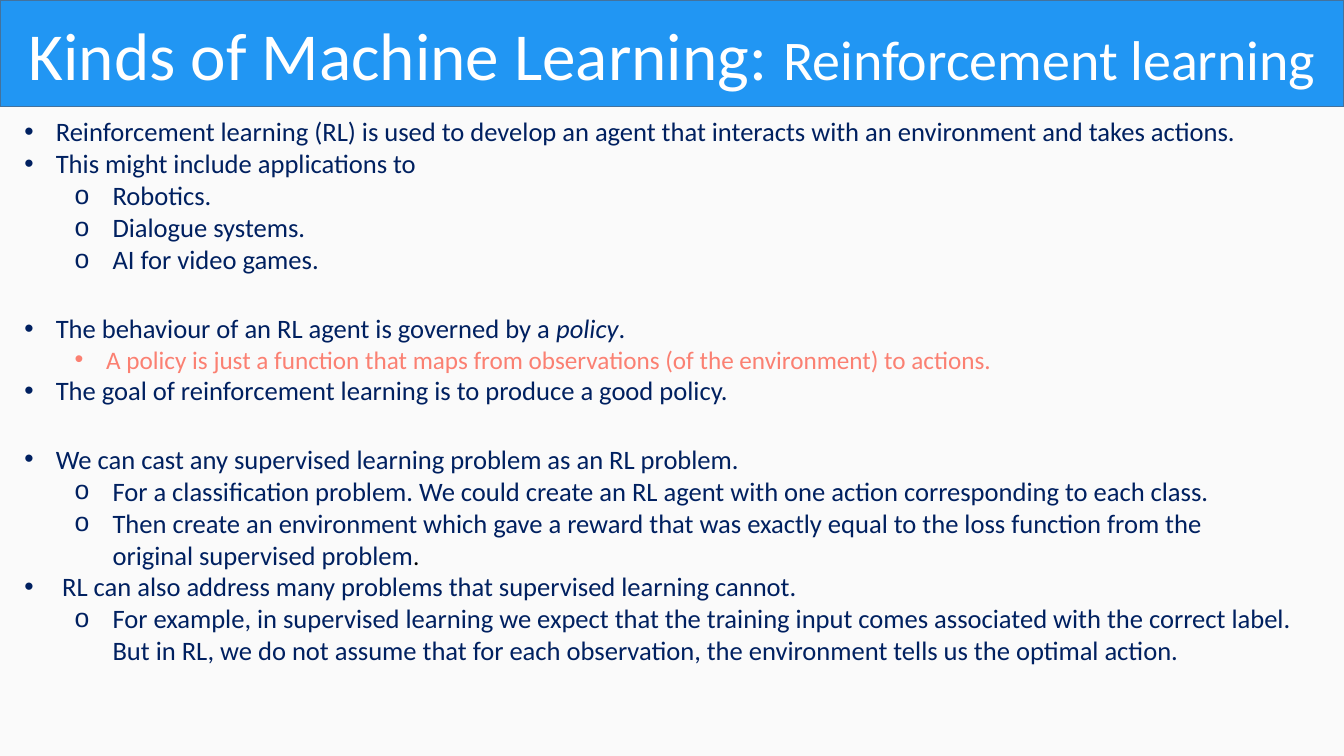
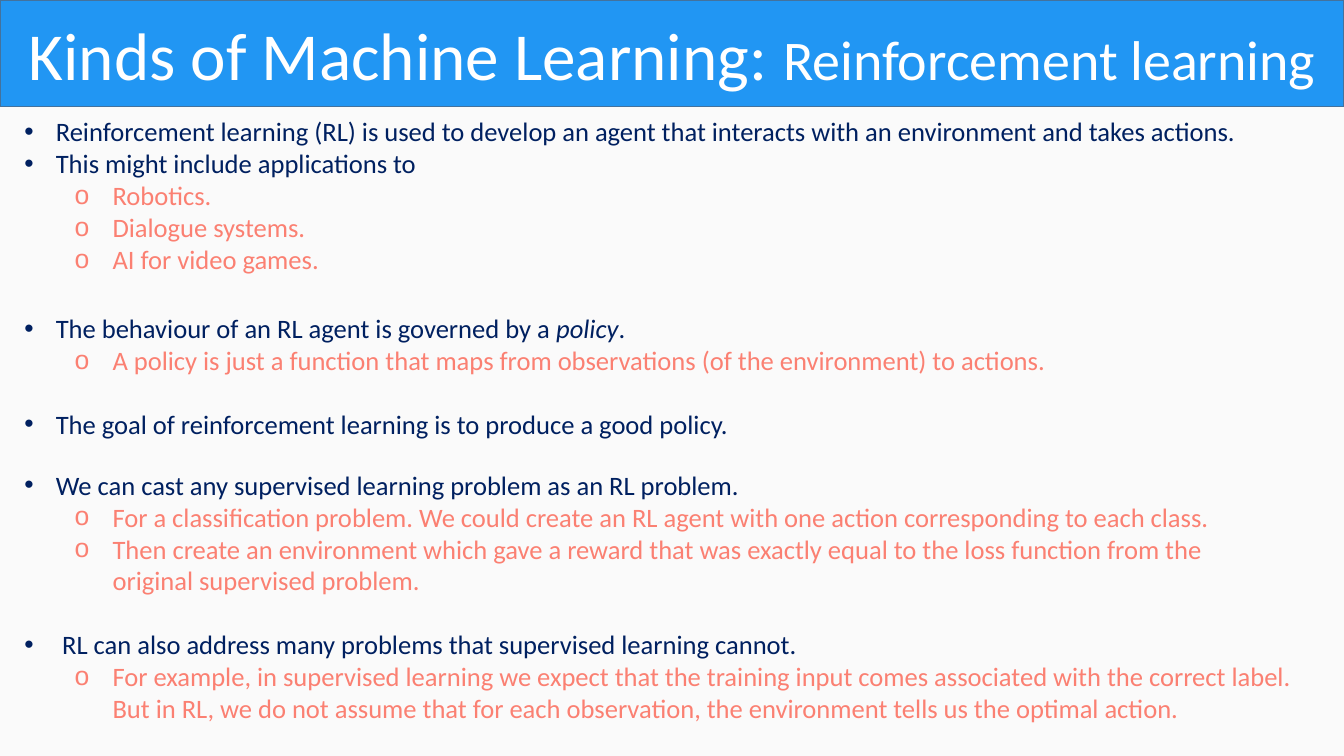
Before and after one commit to OmarAlmighty/D2L-Slides, a slide deck: slide 51 of D2L CH1.pptx. Drawn at 1344x756 pixels with LibreOffice and Linux fonts; fonts in the diff are those of the drawing. Boxes give left, top, right and bottom in pixels: in the first picture for what was removed or moved away, otherwise in the second. Text is boxed around its words. In the diff, an @@ line names an element or a change of style, - is before the commit and + after.

```diff
--- a/D2L CH1.pptx
+++ b/D2L CH1.pptx
@@ text at <box>113,186,319,274</box>: text colour #002060 to #FB8072 in "Robotics.", "Dialogue systems.", "AI for video games." @@
@@ text at <box>113,351,1045,375</box>: size 18 to 19 pt in "A policy is just a function that ..."; bullet • to o @@
@@ text "We can cast any supervised ...": place and size @@
-text "We can cast any supervised ..." at <box>56,450,1291,665</box>
+text "We can cast any supervised ..." at <box>56,476,1291,722</box>
@@ text at <box>113,508,1291,722</box>: text colour #002060 to #FB8072 in "For a classification problem. We could create ...", "Then create an environment which gave a ...", "For example, in supervised learning we expect ..."; size 18 to 19 pt, text colour #000000 to #FB8072 in "problem." @@
```
Also in this commit, not shown: 34 other slides changed, 5 other files.
